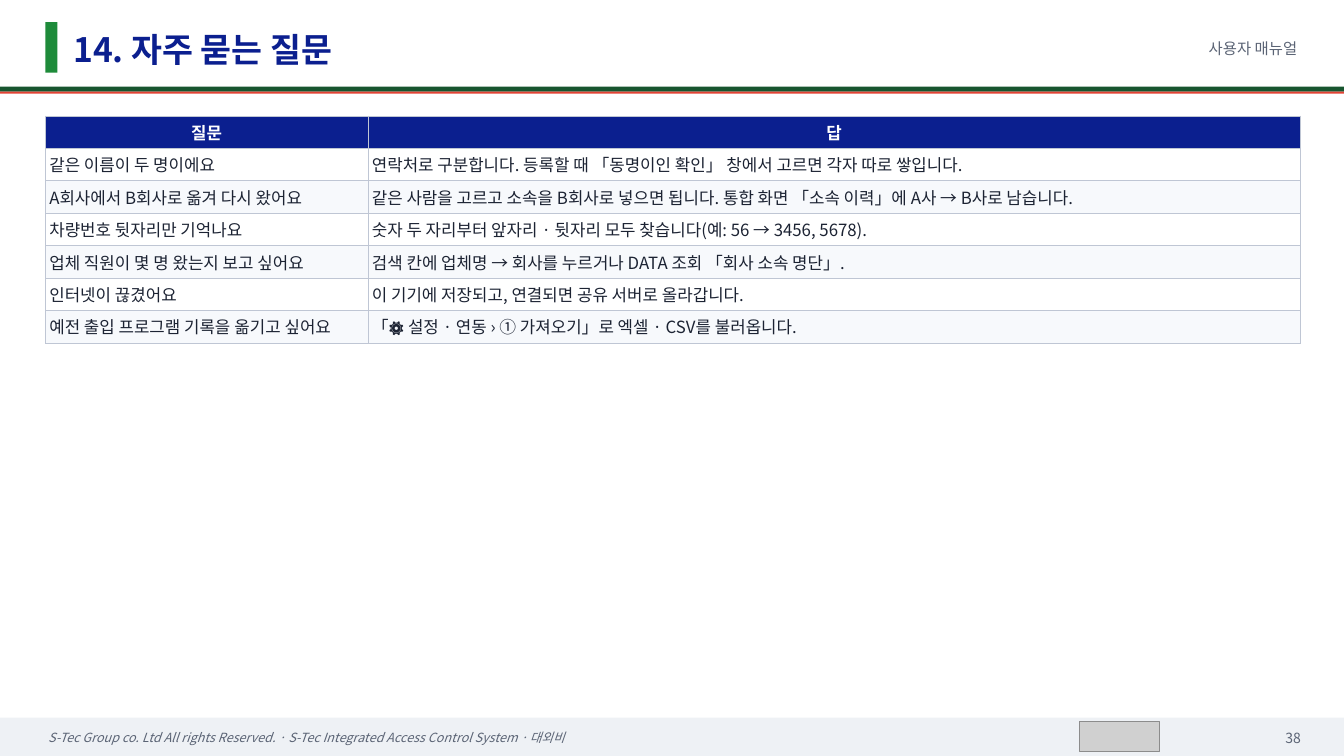
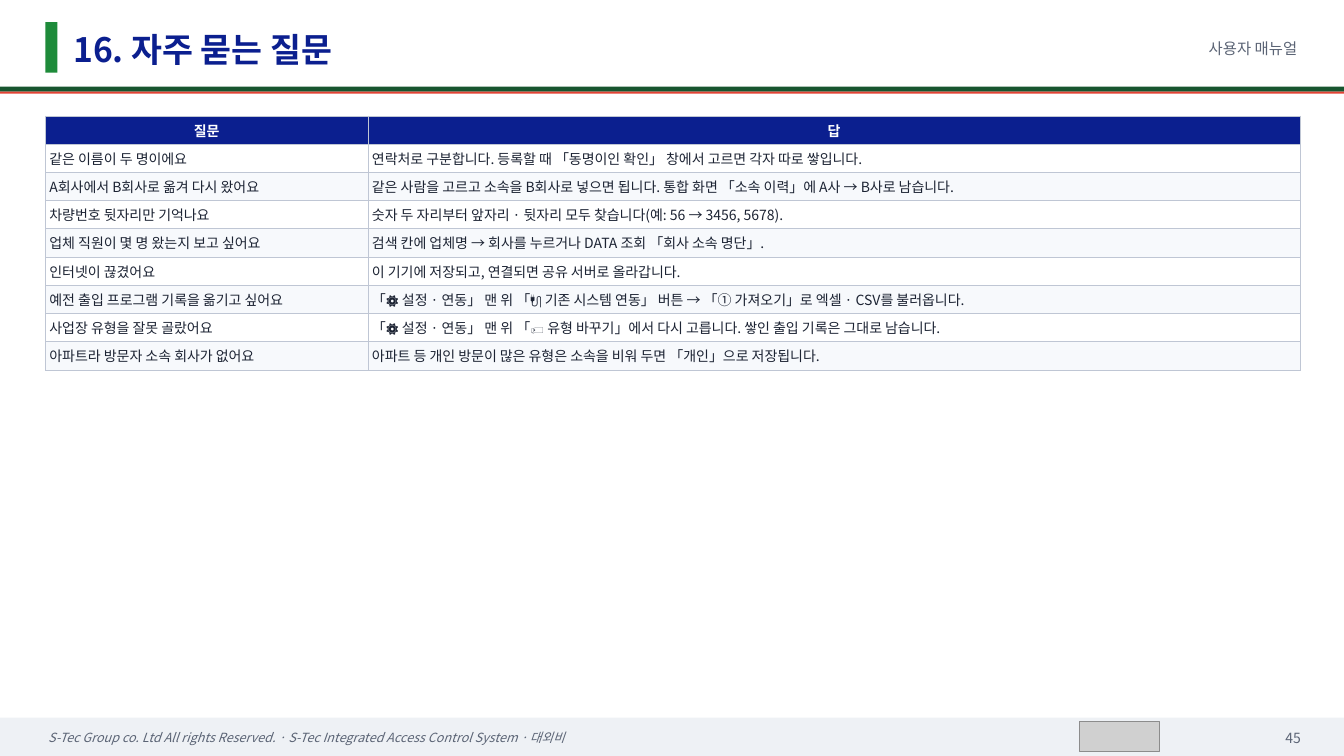
Before and after one commit to sadness500-boop/S-Tec-Integrated-Access-Control-System, a slide deck: slide 45 of docs/매뉴얼/에스텍_통합출입관리시스템_사용자매뉴얼.pptx (slide 38 before the commit). Drawn at 1344x756 pixels with LibreOffice and Linux fonts; fonts in the diff are those of the drawing; grey boxes stand for pictures. Boxes give left, top, right and bottom in pixels: in the first picture for what was removed or moved away, otherwise in the second. Text is boxed around its words. In the diff, an @@ line names an element or a change of style, - is before the commit and + after.

```diff
--- a/docs/매뉴얼/에스텍_통합출입관리시스템_사용자매뉴얼.pptx
+++ b/docs/매뉴얼/에스텍_통합출입관리시스템_사용자매뉴얼.pptx
@@ text at [73,34,332,65]: text changed @@
-14. 자주 묻는 질문
+16. 자주 묻는 질문
@@ table at [45,116,1301,367] @@
-row 7: 예전 출입 프로그램 기록을 옮기고 싶어요 | 「⚙ 설정 · 연동 › ① 가져오기」로 엑셀 · CSV를 불러옵니다.
+row 7: 예전 출입 프로그램 기록을 옮기고 싶어요 | 「⚙ 설정 · 연동」 맨 위 「🔌 기존 시스템 연동」 버튼 → 「① 가져오기」로 엑셀 · CSV를 불러옵니다.
+row 8: 사업장 유형을 잘못 골랐어요 | 「⚙ 설정 · 연동」 맨 위 「🏷 유형 바꾸기」에서 다시 고릅니다. 쌓인 출입 기록은 그대로 남습니다.
+row 9: 아파트라 방문자 소속 회사가 없어요 | 아파트 등 개인 방문이 많은 유형은 소속을 비워 두면 「개인」으로 저장됩니다.
@@ text at [1285,733,1301,743]: text changed @@
-38
+45
```
Also in this commit, not shown: 36 other slides changed, 7 slides added, 28 other files.
